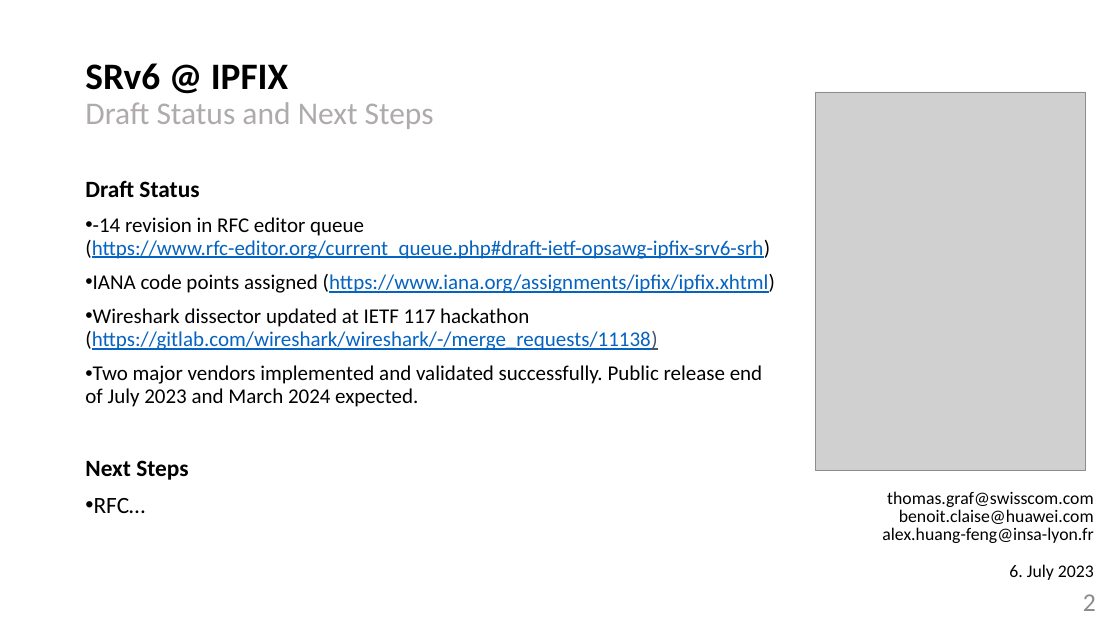
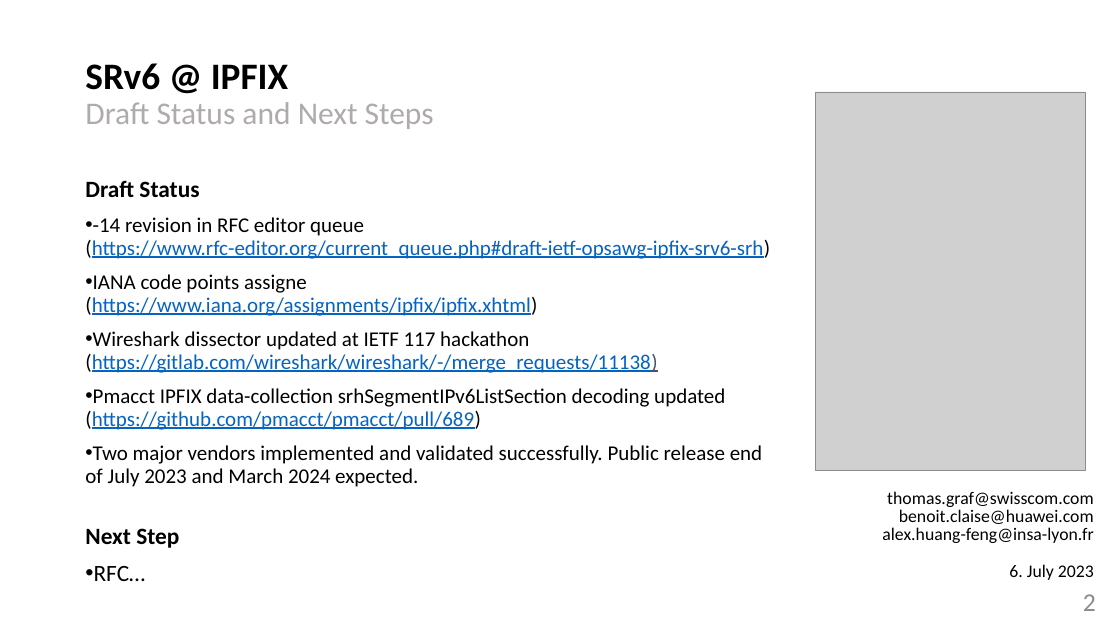
Before and after one commit to network-analytics/ietf-network-analytics-document-status, a slide deck: slide 2 of 117/OPSAWG/draft-opsawg-ipfix-srv6-srh-and-on-path-telemetry.pptx. Drawn at 1120x630 pixels with LibreOffice and Linux fonts; fonts in the diff are those of the drawing; grey boxes stand for pictures. Boxes give left, top, right and bottom in pixels: in the first picture for what was removed or moved away, otherwise in the second. Text is boxed around its words. In the diff, an @@ line names an element or a change of style, - is before the commit and + after.

```diff
--- a/117/OPSAWG/draft-opsawg-ipfix-srv6-srh-and-on-path-telemetry.pptx
+++ b/117/OPSAWG/draft-opsawg-ipfix-srv6-srh-and-on-path-telemetry.pptx
@@ text at box(85, 274, 537, 316): text changed @@
-• IANA code points assigned (https://www.iana.org/assignments/ipfix/ipfix.xhtml)
+• IANA code points assigne
+  (https://www.iana.org/assignments/ipfix/ipfix.xhtml)
@@ text at box(85, 388, 725, 430): paragraph added @@
+• Pmacct IPFIX data-collection srhSegmentIPv6ListSection decoding updated
+  (https://github.com/pmacct/pmacct/pull/689)
@@ text at box(85, 528, 179, 548): text changed @@
-Next Steps
+Next Step
```
Also in this commit, not shown: 1 other file.
